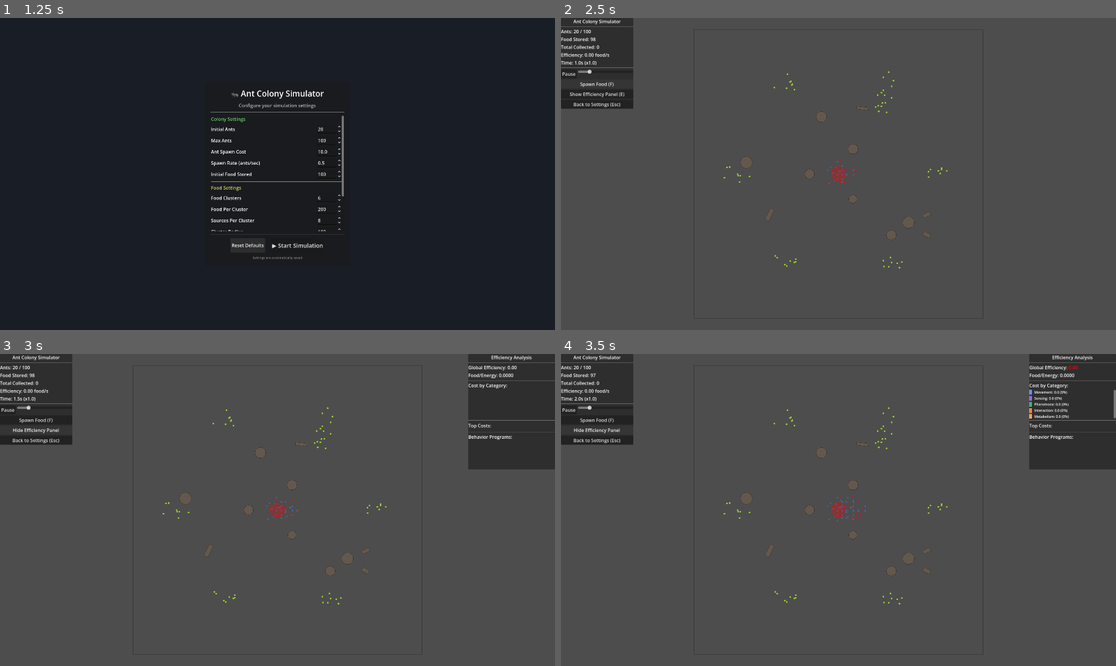
Above: before the commit, frames 1-4 (two rows, left to right).
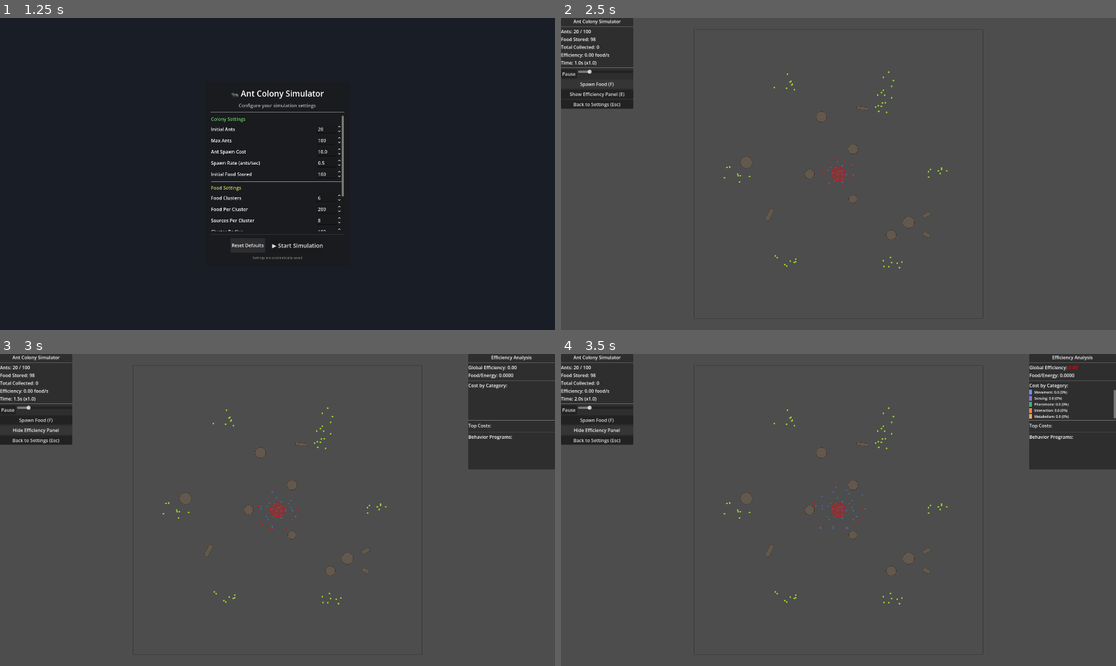
Above: after the commit, the same moments.

Repository: Ctharo/MoreAnts
Game: Godot game, scene res://scenes/game_entry.tscn
Same seed, same stepped clock (60 frames per second), same inputs: the game is played once before the commit and once after it.
Inputs:
- Up to frame 1 (1.25 s): click "Reset Defaults" at 0.5 s
- Up to frame 2 (2.5 s): click "▶ Start Simulation" at 1.25 s; click "Spawn Food (F)" at 2 s
- Up to frame 3 (3 s): click "Show Efficiency Panel (E)" at 2.75 s
- Up to frame 4 (3.5 s): no input

Frame 1 is identical in both runs. In frame 2, less than 0.1% of the frame differs, in the area x 47-53%, y 44-55%; in frame 3, less than 0.1%; in frame 4, less than 0.1%, in the area x 5-56%, y 6-58%.
Error before the commit: Trying to assign value of type 'Nil' to a variable of type 'float'. (res://scripts/colony/ant.gd:100)

Commit message:
Add behavior weights management to settings
Introduces default and customizable behavior weights for ant states in settings_manager.gd, including persistence, getters, setters, and reset functionality. Updates settings loading and saving to handle behavior weights. Also adds ESC key handling to quit the game from the settings screen.

Diff:
--- a/scripts/autoloads/settings_manager.gd
+++ b/scripts/autoloads/settings_manager.gd
@@ -8,19 +8,73 @@
 
 ## Default settings values
 var defaults: Dictionary = {
+	# Colony settings
 	"initial_ant_count": 20,
 	"max_ants": 100,
 	"ant_spawn_cost": 10.0,
 	"spawn_rate": 0.5,
 	"initial_food_stored": 100.0,
+	# Food settings
 	"food_cluster_count": 6,
 	"food_per_cluster": 200.0,
 	"food_sources_per_cluster": 8,
 	"cluster_radius": 100.0,
+	# World settings
 	"world_width": 2000.0,
 	"world_height": 2000.0,
 	"time_scale": 1.0,
+	# Ant direction sensing (social navigation)
+	"ant_direction_sense_range": 80.0,
+	"ant_direction_carrying_boost": 2.0,
+	"ant_direction_decay": 0.5,
 }
+
+## Default behavior weights per state
+var default_behavior_weights: Dictionary = {
+	"Search": {
+		"pheromone": 0.5,
+		"random": 0.3,
+		"nest": -0.1,
+		"ant_direction": 0.2,
+		"food": 0.0,
+		"colony_proximity": -0.1,
+	},
+	"Harvest": {
+		"pheromone": 0.2,
+		"random": 0.1,
+		"nest": 0.0,
+		"ant_direction": 0.0,
+		"food": 0.7,
+		"colony_proximity": 0.0,
+	},
+	"Return": {
+		"pheromone": 0.4,
+		"random": 0.0,
+		"nest": 0.5,
+		"ant_direction": 0.0,
+		"food": 0.0,
+		"colony_proximity": 0.1,
+	},
+	"GoHome": {
+		"pheromone": 0.3,
+		"random": 0.0,
+		"nest": 0.6,
+		"ant_direction": 0.0,
+		"food": 0.0,
+		"colony_proximity": 0.1,
+	},
+	"Rest": {
+		"pheromone": 0.0,
+		"random": 0.0,
+		"nest": 0.0,
+		"ant_direction": 0.0,
+		"food": 0.0,
+		"colony_proximity": 0.0,
+	},
+}
+
+## Custom behavior weights (persisted)
+var behavior_weights: Dictionary = {}
 
 ## Current settings
 var settings: Dictionary = {}
@@ -40,6 +94,7 @@
 	if err != OK:
 		# File doesn't exist or is corrupted, use defaults
 		settings = defaults.duplicate()
+		behavior_weights = default_behavior_weights.duplicate(true)
 		save_settings()
 		return
 
@@ -48,6 +103,14 @@
 	for key: String in defaults:
 		settings[key] = _config.get_value("settings", key, defaults[key])
 
+	# Load behavior weights
+	behavior_weights.clear()
+	for state_name: String in default_behavior_weights:
+		if _config.has_section_key("behavior_weights", state_name):
+			behavior_weights[state_name] = _config.get_value("behavior_weights", state_name, {})
+		else:
+			behavior_weights[state_name] = default_behavior_weights[state_name].duplicate()
+
 	settings_changed.emit()
 
 
@@ -55,6 +118,10 @@
 func save_settings() -> void:
 	for key: String in settings:
 		_config.set_value("settings", key, settings[key])
+
+	# Save behavior weights
+	for state_name: String in behavior_weights:
+		_config.set_value("behavior_weights", state_name, behavior_weights[state_name])
 
 	var err: Error = _config.save(SETTINGS_PATH)
 	if err != OK:
@@ -76,9 +143,36 @@
 ## Reset all settings to defaults
 func reset_to_defaults() -> void:
 	settings = defaults.duplicate()
+	behavior_weights = default_behavior_weights.duplicate(true)
 	save_settings()
 
 
 ## Get all settings as a dictionary
 func get_all_settings() -> Dictionary:
 	return settings.duplicate()
+
+
+## Get behavior weights for a specific state
+## Returns empty dictionary if state not found (action will use its own defaults)
+func get_behavior_weights(state_name: String) -> Dictionary:
+	if behavior_weights.has(state_name):
+		return behavior_weights[state_name].duplicate()
+	if default_behavior_weights.has(state_name):
+		return default_behavior_weights[state_name].duplicate()
+	return {}
+
+
+## Set behavior weights for a specific state
+func set_behavior_weights(state_name: String, weights: Dictionary) -> void:
+	behavior_weights[state_name] = weights.duplicate()
+
+
+## Get all behavior weights
+func get_all_behavior_weights() -> Dictionary:
+	return behavior_weights.duplicate(true)
+
+
+## Reset behavior weights to defaults
+func reset_behavior_weights() -> void:
+	behavior_weights = default_behavior_weights.duplicate(true)
+	save_settings()
--- a/scripts/ui/settings_screen.gd
+++ b/scripts/ui/settings_screen.gd
@@ -72,3 +72,9 @@
 func _on_reset_pressed() -> void:
 	SettingsManager.reset_to_defaults()
 	_load_settings_to_ui()
+
+
+func _input(event: InputEvent) -> void:
+	if event is InputEventKey and event.pressed:
+		if event.keycode == KEY_ESCAPE:
+			get_tree().quit()
